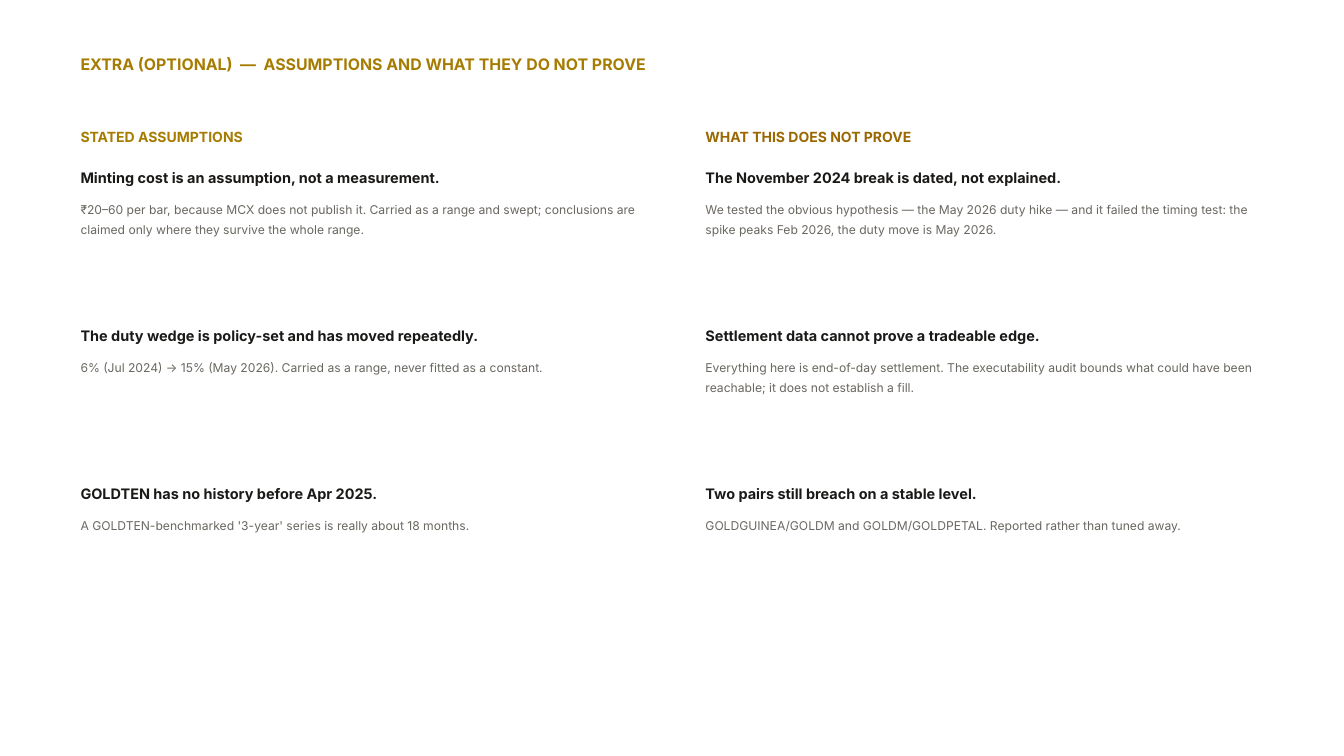
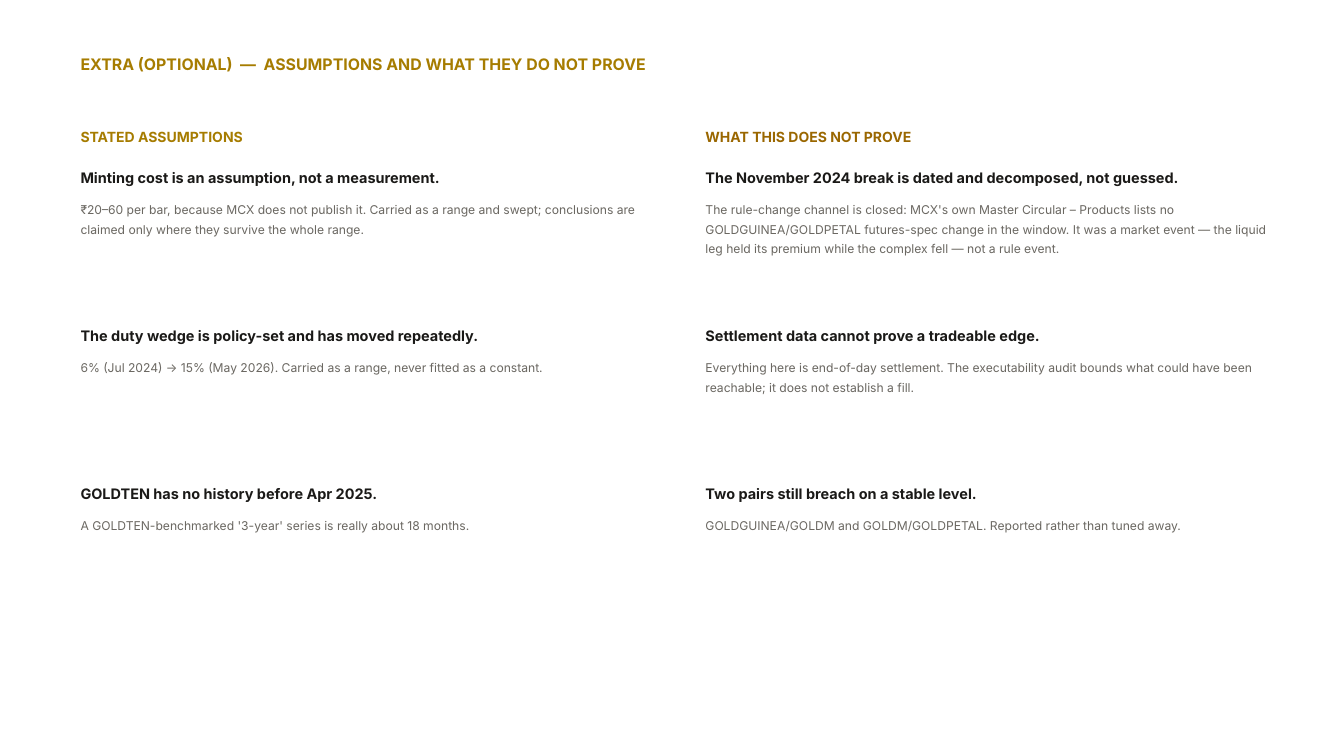
Before and after one commit to j4yop/arb-bound, a slide deck: slide 7 of docs/arb-bound-deck.pptx. Drawn at 1344x756 pixels with LibreOffice and Linux fonts; fonts in the diff are those of the drawing. Boxes give left, top, right and bottom in pixels: in the first picture for what was removed or moved away, otherwise in the second. Text is boxed around its words. In the diff, an @@ line names an element or a change of style, - is before the commit and + after.

Commit message:
Docs and deck: reflect that the Nov-2024 rule-change channel is closed
The phase tracker still described H1 as "the one open thread" and carried stale
counts (39/60 tests, "fourteen detected breaks" where the report has 24,
"8 months" where the nearest Guinea/Petal futures spec change is 9-10 months).
Making the tracker honest is part of the project's own rule: no claim is left
standing that the artifacts no longer support.

- WORKFLOW: phases 0-6 declared complete; test counts 39/60 -> 73; deploy row
  names both hosts; Phase 6's open item becomes the closure via MCX's Master
  Circular - Products; definition-of-done gains the Vercel mirror, the
  byte-reproducibility fix, and the closed channel; "Immediate next actions"
  now says plainly that no build steps remain, and lists only submission work.
- PROBLEM: Q3 answer is no longer "unexplained"; Q3a documents the by-contract
  decomposition; the "8 months" claim corrected.
- NOV2024: already carried the closure; unchanged here.
- JUDGE-SCRIPT: the "open question" beat becomes "closed the rule-change
  channel", and the competitor comparison is updated to match.
- deck.py: the headline-break slide no longer calls itself an open question, the
  future-scope slide drops the now-done "pull the circulars" item, and the
  limitations slide states the channel is closed. Regenerated docs/deck.pptx.

73 tests pass; docs/ regenerates with a zero diff.

```diff
--- a/docs/arb-bound-deck.pptx
+++ b/docs/arb-bound-deck.pptx
@@ text at (705,172,1178,186): text changed @@
-The November 2024 break is dated, not explained.
+The November 2024 break is dated and decomposed, not guessed.
@@ text at (705,205,1266,256): text changed @@
-We tested the obvious hypothesis — the May 2026 duty hike — and it failed the timing test: the spike peaks Feb 2026, the duty move is May 2026.
+The rule-change channel is closed: MCX's own Master Circular – Products lists no GOLDGUINEA/GOLDPETAL futures-spec change in the window. It was a market event — the liquid leg held its premium while the complex fell — not a rule event.
```
Also in this commit, not shown: 2 other slides changed, 5 other files.
